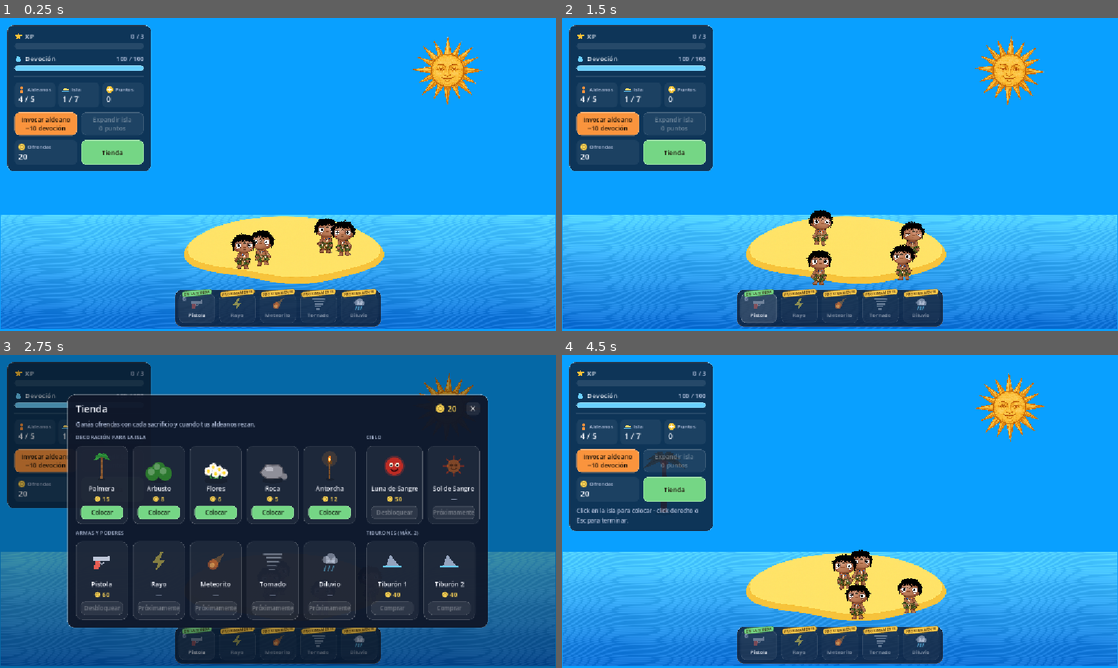
Above: before the commit, frames 1-4 (two rows, left to right).
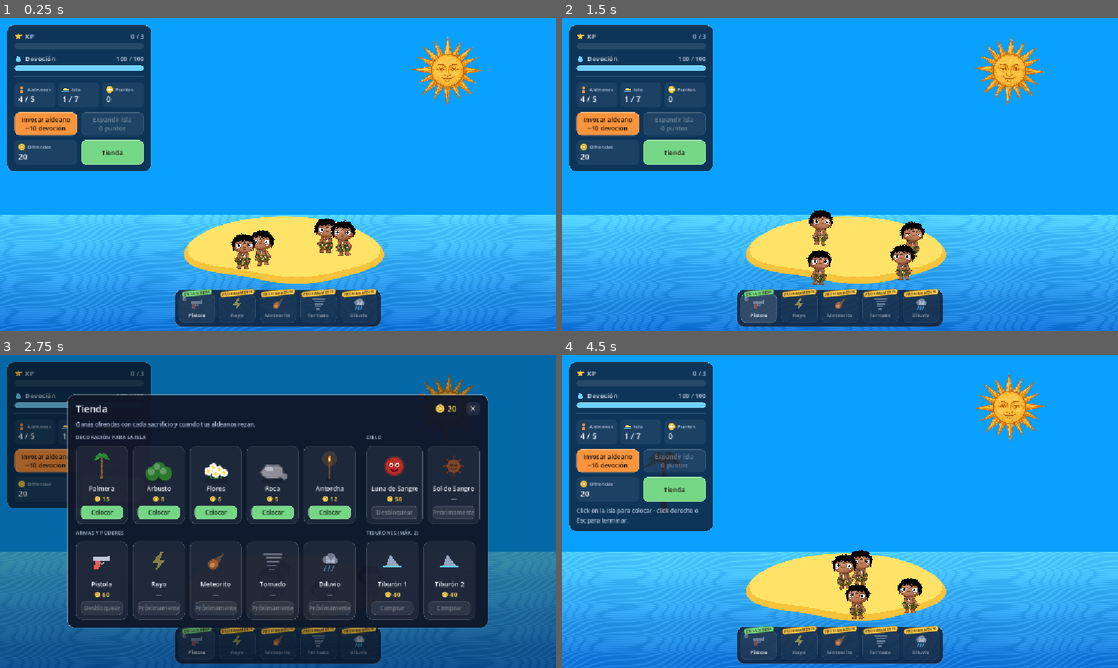
Above: after the commit, the same moments.

Repository: JuliFlorez/godlings
Game: Godot game, scene res://world/world.tscn
The game is run twice, just before and just after one commit, with the same random seed, the same clock (stepped at 60 frames per second) and the same inputs.
Inputs:
- Up to frame 1 (0.25 s): no input
- Up to frame 2 (1.5 s): click "Tienda" at 0.5 s; click "G" at 1.25 s
- Up to frame 3 (2.75 s): click "Tienda" at 2 s
- Up to frame 4 (4.5 s): click "✕" at 2.75 s; click "G" at 3.5 s; click "Colocar" at 4.25 s

The runs differ from the first frame. In frame 1, 1.9% of the frame differs, in the area x 0-100%, y 62-100%; in frame 2, 1.9%; in frame 3, 0.4%; in frame 4, 1.6%.

Commit message:
Throw villagers with inertia, show them half-submerged, widen the water
- Releasing a dragged villager with momentum launches it with the mouse
  velocity: it flies in an arc, tumbles, bounces off the screen sides and
  lands in the sea or back on the island.
- Floating villagers are clipped at the waterline (waterline.gdshader), so
  only the upper half shows; drowning or eaten ones sink below it.
- Fix villagers walking on water: yanking one out of the water and
  releasing it before the area noticed left it "floating" in the air, and
  it then walked back to the island over the sea. Now it falls.
- Extend the water rect past the window edges so no sky shows at the
  borders.

Co-Authored-By: Claude Opus 5.5 <noreply@anthropic.com>

Diff:
--- a/actors/villager/villager.gd
+++ b/actors/villager/villager.gd
@@ -27,6 +27,15 @@
 var _mouse_vel := Vector2.ZERO
 var _mouse_acc := Vector2.ZERO
 
+# --- Lanzar: soltado con impulso sale volando con la inercia del mouse ---
+const THROW_SMOOTH := 25.0       # Suavizado de la velocidad del mouse (1/s)
+const THROW_MIN_SPEED := 250.0   # Más lento que esto, soltarlo es solo dejarlo
+const THROW_MAX_SPEED := 1800.0
+const THROW_LAND_DROP := 40.0    # Lanzado sobre la isla: cuánto baja antes de poder aterrizar
+var _throw_vel := Vector2.ZERO
+var _launch_y := 0.0
+var _flight_left_island := false # Salió de la isla durante el vuelo
+
 # HUD / XP
 @export var hud_path: NodePath
 var hud: HUD
@@ -45,6 +54,9 @@
 var bob_t := 0.0
 const BOB_AMP := 6.0
 const BOB_SPEED := 2.2
+const WATERLINE_SHADER := preload("res://actors/villager/waterline.gdshader")
+const WATERLINE_DEPTH := 4.0  # Flotando, el agua le llega a la cintura
+var _waterline: ShaderMaterial
 
 # Ahogo
 const DROWN_DELAY := 5.0      # Segundos antes de empezar a hundirse
@@ -93,6 +105,11 @@
 	wander_timer = randf_range(1.5, 4.0)
 	input_pickable = true
 
+	if rig:
+		_waterline = ShaderMaterial.new()
+		_waterline.shader = WATERLINE_SHADER
+		rig.material = _waterline
+
 	if not input_event.is_connected(_on_input_event):
 		input_event.connect(_on_input_event)
 
@@ -127,10 +144,16 @@
 	# Ahogándose se hunde por debajo del área de agua: sigue hasta desaparecer
 	if drowning and not dragging:
 		return
+	var was_floating := in_water
 	in_water = false
 	drowning = false
 	drown_elapsed = 0.0
 	modulate.a = 1.0
+	# Sacado del agua de un tirón y soltado antes de que el área lo detecte:
+	# _stop_drag lo dejó "flotando" fuera del agua. Que se caiga, no que camine sobre el agua.
+	var on_island := island_poly.size() > 0 and Geometry2D.is_point_in_polygon(global_position, island_poly)
+	if was_floating and not dragging and not eaten and not on_island:
+		_start_fall()
 
 func _physics_process(dt: float) -> void:
 	if eaten:
@@ -176,10 +199,25 @@
 		global_position.x += fall_vx * dt
 		rotation += swing_vel * dt
 
-		# Si cae de regreso a la tierra
+		# Los costados de la pantalla lo rebotan: así no se pierde volando fuera de la vista
+		var view := get_viewport().get_visible_rect()
+		if (global_position.x < view.position.x + BODY_HALF_W and fall_vx < 0.0) \
+				or (global_position.x > view.end.x - BODY_HALF_W and fall_vx > 0.0):
+			fall_vx *= -0.5
+			swing_vel *= -0.6
+
+		# Lanzado dentro del agua (sin entrar de nuevo al área): al bajar vuelve a flotar
+		if touching_water and v_fall > 0.0:
+			_start_floating()
+			return
+
+		# Si cae de regreso a la tierra (no mientras sube, ni apenas lanzado sobre la isla)
 		if island_poly.size() > 0 and Geometry2D.is_point_in_polygon(global_position, island_poly):
-			_land_on_island()
-			return
+			if v_fall > 0.0 and (_flight_left_island or global_position.y - _launch_y > THROW_LAND_DROP):
+				_land_on_island()
+				return
+		else:
+			_flight_left_island = true
 
 		var kill_y := get_viewport().get_visible_rect().size.y + 150.0
 		if global_position.y > kill_y:
@@ -480,6 +518,16 @@
 func _process(dt: float) -> void:
 	if dragging:
 		_update_drag(dt)
+	_update_waterline()
+
+## Flotando (o hundiéndose) lo que queda debajo de la superficie no se ve.
+func _update_waterline() -> void:
+	if _waterline == null:
+		return
+	var cut := in_water and not dragging
+	_waterline.set_shader_parameter("cut", cut)
+	if cut:
+		_waterline.set_shader_parameter("water_y", water_surface_y + WATERLINE_DEPTH)
 
 func _update_drag(dt: float) -> void:
 	var m := get_global_mouse_position()
@@ -488,6 +536,7 @@
 		var ma := ((mv - _mouse_vel) / dt).limit_length(MAX_MOUSE_ACC)
 		_mouse_vel = mv
 		_mouse_acc = _mouse_acc.lerp(ma, 0.35)
+		_throw_vel = _throw_vel.lerp(mv, 1.0 - exp(-THROW_SMOOTH * dt))
 	_prev_mouse = m
 
 	# Gravedad efectiva en el marco de la mano: al sacudir, el cuerpo se queda atrás
@@ -520,6 +569,7 @@
 	_prev_mouse = get_global_mouse_position()
 	_mouse_vel = Vector2.ZERO
 	_mouse_acc = Vector2.ZERO
+	_throw_vel = Vector2.ZERO
 	swing_vel = 0.0
 	fall_vx = 0.0
 	set_physics_process(false)
@@ -540,8 +590,11 @@
 	set_physics_process(true)
 	z_index = 0
 
+	var throw := _throw_vel.limit_length(THROW_MAX_SPEED)
 	var on_island := island_poly.size() > 0 and Geometry2D.is_point_in_polygon(global_position, island_poly)
-	if on_island:
+	if throw.length() >= THROW_MIN_SPEED:
+		_launch(throw, on_island)
+	elif on_island:
 		# Rescatado o depositado en tierra firme
 		_land_on_island()
 	else:
@@ -565,9 +618,28 @@
 	velocity = Vector2.ZERO
 	# Mantiene la rotación y el giro del ragdoll al soltarlo
 	swing_vel = clampf(swing_vel, -12.0, 12.0)
+	_launch_y = global_position.y
+	_flight_left_island = true
+
+## Soltado con impulso: sale volando con la velocidad del mouse, incluso desde el agua.
+func _launch(vel: Vector2, from_island: bool) -> void:
+	in_water = false
+	drowning = false
+	drown_elapsed = 0.0
+	modulate.a = 1.0
+	falling = true
+	corpse_grounded = false
+	velocity = Vector2.ZERO
+	fall_vx = vel.x
+	v_fall = vel.y
+	swing_vel = clampf(swing_vel + vel.x * 0.004, -12.0, 12.0)  # Que gire en el aire
+	_launch_y = global_position.y
+	_flight_left_island = not from_island
+	z_index = 10  # Volando pasa por delante de palmeras y aldeanos
 
 func _land_on_island() -> void:
 	falling = false
+	z_index = 0
 	in_water = false
 	drowning = false
 	drown_elapsed = 0.0
--- a/actors/villager/villager_rig.gd
+++ b/actors/villager/villager_rig.gd
@@ -109,6 +109,15 @@
 
 	_blink = Blink.new()
 	head.add_child(_blink)
+
+	_share_material(self)
+
+## Todo el rig se dibuja con el material del Rig (el recorte de la línea del agua).
+func _share_material(n: Node) -> void:
+	for c in n.get_children():
+		if c is CanvasItem:
+			c.use_parent_material = true
+		_share_material(c)
 
 func set_dead() -> void:
 	rag = 1.0
@@ -140,6 +149,7 @@
 				var mark := BulletMark.new()
 				mark.position = local
 				mark.rotation = randf() * TAU
+				mark.use_parent_material = true
 				s.add_child(mark)
 				_marks += 1
 				return
--- /dev/null
+++ b/actors/villager/waterline.gdshader
@@ -0,0 +1,26 @@
+shader_type canvas_item;
+
+// Aldeano flotando: lo que queda debajo de la línea del agua (coords globales) no se ve.
+uniform bool cut = false;
+uniform float water_y = 0.0;
+uniform float wave_amp = 1.5;      // Ondulación de la línea
+uniform vec4 foam_color : source_color = vec4(0.85, 0.95, 1.0, 0.8);
+
+varying vec2 world_pos;
+
+void vertex() {
+    world_pos = (MODEL_MATRIX * vec4(VERTEX, 0.0, 1.0)).xy;
+}
+
+void fragment() {
+    if (cut) {
+        float line = water_y + sin(world_pos.x * 0.35 + TIME * 3.0) * wave_amp;
+        float d = world_pos.y - line;
+        if (d > 0.0) {
+            discard;
+        }
+        // Espuma: franja clara justo arriba de la línea
+        float foam = smoothstep(-2.5, 0.0, d);
+        COLOR.rgb = mix(COLOR.rgb, foam_color.rgb, foam * foam_color.a);
+    }
+}
--- a/project.godot
+++ b/project.godot
@@ -22,7 +22,6 @@
 [display]
 
 window/stretch/mode="canvas_items"
-window/stretch/aspect="keep"
 
 [rendering]
 
--- a/world/world.tscn
+++ b/world/world.tscn
@@ -25,15 +25,15 @@
 [sub_resource type="RectangleShape2D" id="RectangleShape2D_036b0"]
 size = Vector2(1149.5, 76.5)
 
-[node name="World" type="Node2D"]
+[node name="World" type="Node2D" unique_id=1318916357]
 script = ExtResource("1_f3sb7")
 
-[node name="Sky" type="CanvasLayer" parent="."]
+[node name="Sky" type="CanvasLayer" parent="." unique_id=1532461773]
 layer = -1
 script = ExtResource("6_sky")
 night_tint_path = NodePath("../NightTint")
 
-[node name="Background" type="ColorRect" parent="Sky"]
+[node name="Background" type="ColorRect" parent="Sky" unique_id=883186023]
 anchors_preset = 15
 anchor_right = 1.0
 anchor_bottom = 1.0
@@ -42,59 +42,59 @@
 mouse_filter = 2
 color = Color(0.03529412, 0.627451, 1, 1)
 
-[node name="Stars" type="Node2D" parent="Sky"]
+[node name="Stars" type="Node2D" parent="Sky" unique_id=1962784717]
 modulate = Color(1, 1, 1, 0)
 script = ExtResource("7_stars")
 
-[node name="Sun" type="Node2D" parent="Sky"]
+[node name="Sun" type="Node2D" parent="Sky" unique_id=1907266953]
 position = Vector2(928, 109)
 script = ExtResource("8_sun")
 
-[node name="Sprite2D" type="Sprite2D" parent="Sky/Sun"]
+[node name="Sprite2D" type="Sprite2D" parent="Sky/Sun" unique_id=1846313198]
 scale = Vector2(0.15, 0.15)
 texture = ExtResource("9_sunstalker")
 
-[node name="Moon" type="Node2D" parent="Sky"]
+[node name="Moon" type="Node2D" parent="Sky" unique_id=377287824]
 position = Vector2(928, 109)
 script = ExtResource("10_moon")
 
-[node name="NightTint" type="CanvasModulate" parent="."]
+[node name="NightTint" type="CanvasModulate" parent="." unique_id=994094081]
 
-[node name="isle" type="Polygon2D" parent="."]
+[node name="isle" type="Polygon2D" parent="." unique_id=674438548]
 position = Vector2(-80, -323)
 scale = Vector2(1.0277371, 1.6922779)
 color = Color(1, 0.8392157, 0.101960786, 1)
 polygon = PackedVector2Array(304.96777, 466.8387, 398.9347, 451.4625, 583.8069, 442.00778, 870.8452, 446.73514, 966.2003, 459.73538, 983.7146, 486.32675, 860.1421, 505.23618, 685.973, 517.05457, 464.12646, 504.64526, 326.93182, 488.09952)
 uv = PackedVector2Array(304.96777, 466.8387, 630.0118, 452.03226, 972.264, 466.8387, 862.32263, 504.2903, 637.1286, 505.62256, 420.64517, 506.90323)
 
-[node name="waterRend" type="ColorRect" parent="isle"]
+[node name="waterRend" type="ColorRect" parent="isle" unique_id=1984382349]
 material = SubResource("ShaderMaterial_aqk2v")
-offset_left = 78.81393
+offset_left = 38.92
 offset_top = 431.96207
-offset_right = 1196.8041
-offset_bottom = 571.68945
+offset_right = 1237.71
+offset_bottom = 586.78
 size_flags_horizontal = 4
 mouse_filter = 2
 
-[node name="waterArea" type="Area2D" parent="isle"]
+[node name="waterArea" type="Area2D" parent="isle" unique_id=969581168]
 position = Vector2(77.84091, 190.867)
 scale = Vector2(0.97301143, 0.5909195)
 script = ExtResource("4_aqk2v")
 
-[node name="CollisionShape2D" type="CollisionShape2D" parent="isle/waterArea"]
+[node name="CollisionShape2D" type="CollisionShape2D" parent="isle/waterArea" unique_id=1378816597]
 position = Vector2(575.75, 608.25)
 shape = SubResource("RectangleShape2D_036b0")
 
-[node name="SpriteIsle" type="Sprite2D" parent="."]
+[node name="SpriteIsle" type="Sprite2D" parent="." unique_id=748681076]
 position = Vector2(588.56256, 477)
 scale = Vector2(0.8621826, 0.40264896)
 texture = ExtResource("2_fj7yv")
 
-[node name="Shark" type="Node2D" parent="."]
+[node name="Shark" type="Node2D" parent="." unique_id=955346791]
 script = ExtResource("11_shark")
 water_path = NodePath("../isle/waterArea")
 
-[node name="UI" type="CanvasLayer" parent="."]
+[node name="UI" type="CanvasLayer" parent="." unique_id=1010833789]
 
-[node name="CanvasLayer" type="CanvasLayer" parent="UI"]
+[node name="CanvasLayer" type="CanvasLayer" parent="UI" unique_id=763675889]
 script = ExtResource("5_dwbse")
Not shown, added: actors/villager/waterline.gdshader.uid
Not shown: 1 places in world/world.tscn that only renumber resources
